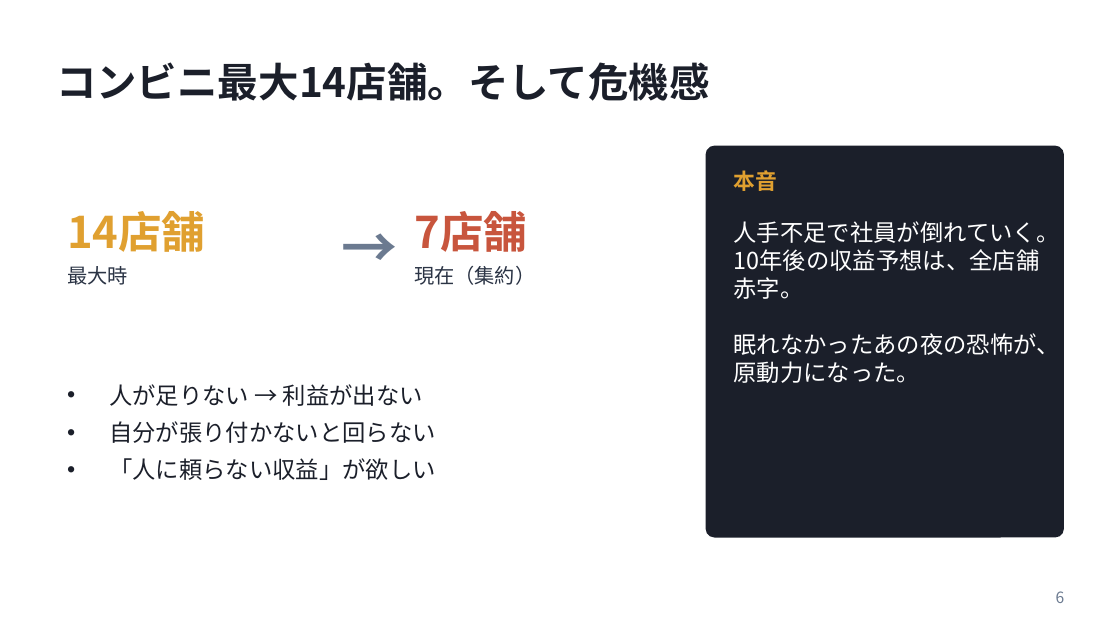
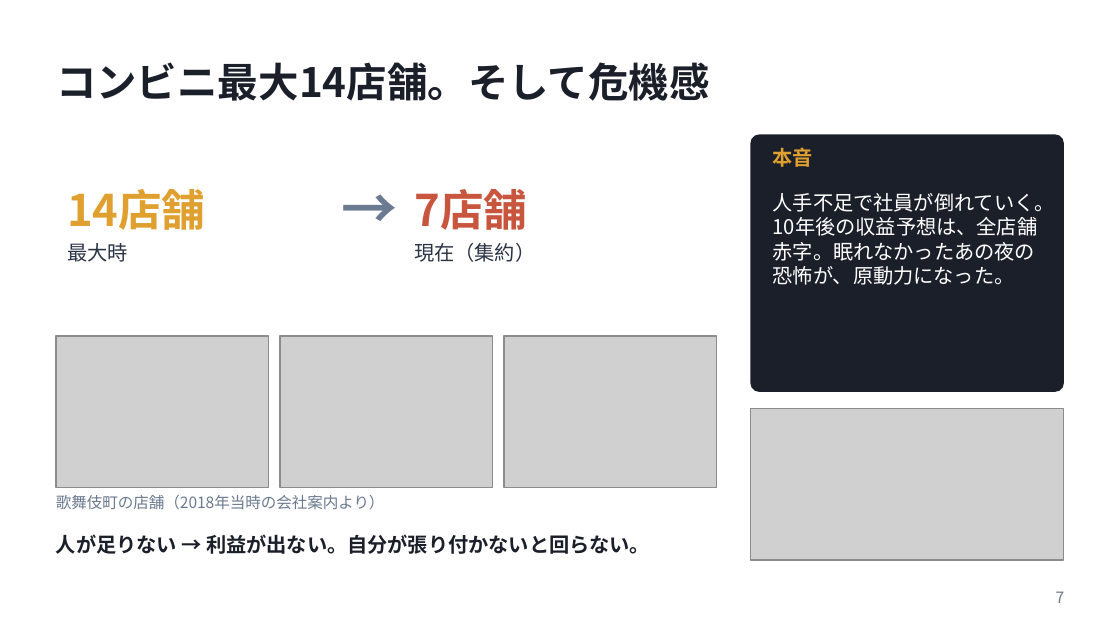
Before and after one commit to daisuke2009/avatars1, a slide deck: slide 7 of presentations/20261023_弱者の戦略_発表資料.pptx (slide 6 before the commit). Drawn at 1120x630 pixels with LibreOffice and Linux fonts; fonts in the diff are those of the drawing; grey boxes stand for pictures. Boxes give left, top, right and bottom in pixels: in the first picture for what was removed or moved away, otherwise in the second. Text is boxed around its words. In the diff, an @@ line names an element or a change of style, - is before the commit and + after.

```diff
--- a/presentations/20261023_弱者の戦略_発表資料.pptx
+++ b/presentations/20261023_弱者の戦略_発表資料.pptx
@@ text "14店舗": place and size @@
-text "14店舗" at (67, 211, 205, 252)
+text "14店舗" at (67, 189, 205, 230)
@@ text "7店舗": place and size @@
-text "7店舗" at (414, 211, 527, 252)
+text "7店舗" at (414, 189, 527, 230)
@@ rounded rectangle: place and size @@
-rounded rectangle at (706, 146, 1064, 538)
+rounded rectangle at (750, 134, 1064, 392)
@@ rounded rectangle at (750, 134, 1064, 392): proportions changed @@
@@ text "本音": place and size @@
-text "本音" at (734, 170, 778, 191)
+text "本音" at (773, 147, 813, 167)
@@ text "本音" at (773, 147, 813, 167): size 14 to 13 pt @@
@@ text "→": place and size @@
-text "→" at (336, 213, 403, 280)
+text "→" at (336, 174, 403, 241)
@@ text at (773, 193, 1055, 285): text changed; size 15 to 13 pt @@
-人手不足で社員が倒れていく。
-10年後の収益予想は、全店舗赤字。
-眠れなかったあの夜の恐怖が、原動力になった。
+人手不足で社員が倒れていく。10年後の収益予想は、全店舗赤字。眠れなかったあの夜の恐怖が、原動力になった。
@@ text "最大時": place and size @@
-text "最大時" at (67, 266, 128, 285)
+text "最大時" at (67, 243, 128, 262)
@@ text "現在（集約）": place and size @@
-text "現在（集約）" at (414, 266, 535, 285)
+text "現在（集約）" at (414, 243, 535, 262)
@@ picture added at (56, 336, 269, 487) @@
@@ picture added at (280, 336, 493, 487) @@
@@ picture added at (504, 336, 717, 487) @@
@@ picture added at (750, 409, 1064, 560) @@
@@ text added at (56, 495, 385, 510), 10 pt, text #6B7A90 @@
+歌舞伎町の店舗（2018年当時の会社案内より）
@@ text at (56, 534, 650, 554): text changed; size 15 to 13 pt; bold on @@
-• 人が足りない → 利益が出ない
-• 自分が張り付かないと回らない
-• 「人に頼らない収益」が欲しい
+人が足りない → 利益が出ない。自分が張り付かないと回らない。
@@ page number at (1056, 591, 1065, 603): text changed @@
-6
+7
```
Also in this commit, not shown: 6 other slides changed, 5 slides added.
